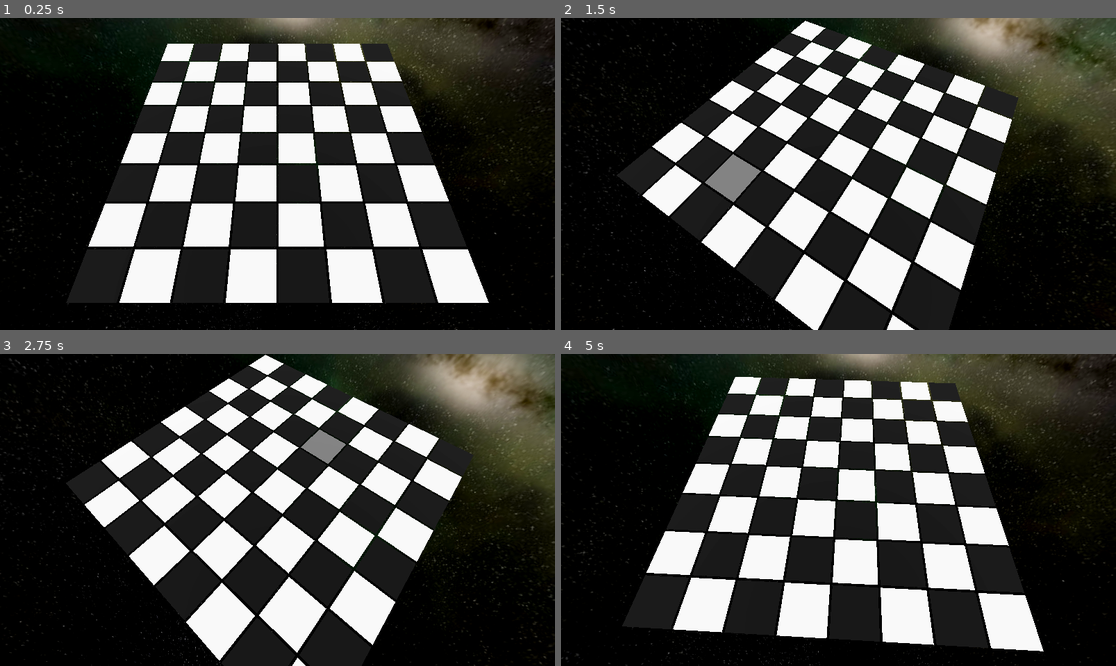
Above: before the commit, frames 1-4 (two rows, left to right).
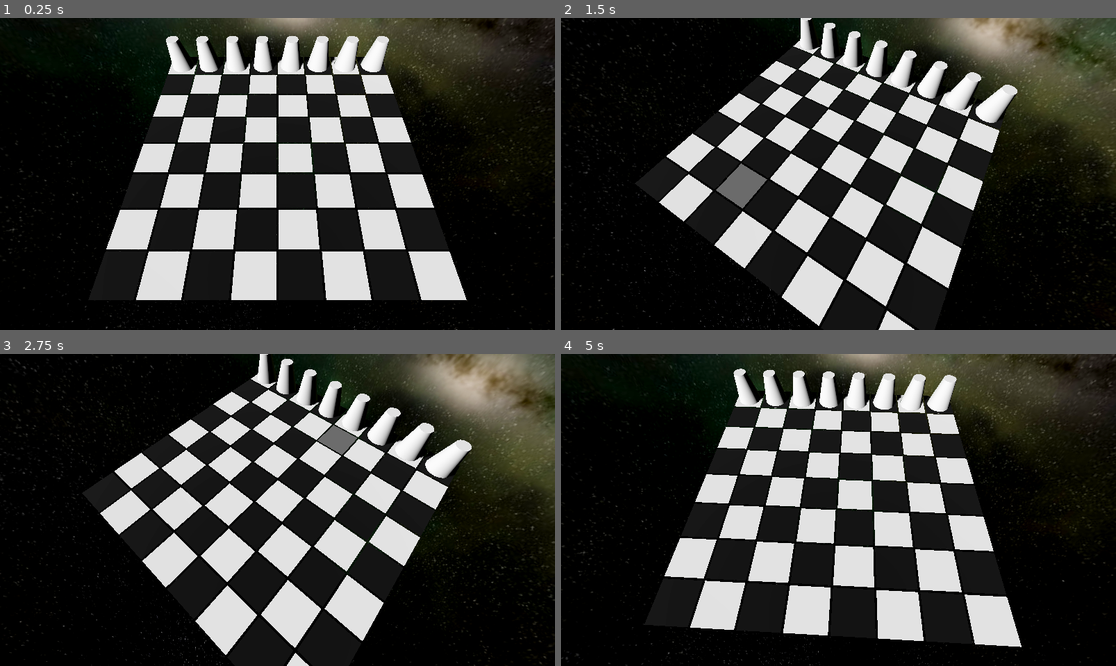
Above: after the commit, the same moments.

Repository: AlterWalrus/godot-chess-3D
Game: Godot game, scene res://scenes/main.tscn
The game is run twice, just before and just after one commit, with the same random seed, the same clock (stepped at 60 frames per second) and the same inputs. Before the commit the project starts from res://main.tscn.
Inputs (mouse positions are in pixels of both pictures, inside the frame that each line leads up to):
- Up to frame 1 (0.25 s): no input
- Up to frame 2 (1.5 s): tap Enter at 0.5 s; move the mouse to (960, 158) at 0.52 s; press the mouse at (960, 158) at 0.53 s; hold D (right) 0.53-1.28 s; move the mouse to (727, 189) at 1.27 s; release the mouse at (727, 189) at 1.28 s; hold A (left) from 1.28 s (still down); click (727, 189) at 1.35 s
- Up to frame 3 (2.75 s): move the mouse to (333, 441) at 2.02 s; release A (left) at 2.03 s; press the mouse at (333, 441) at 2.03 s; hold D (right) from 2.03 s (still down)
- Up to frame 4 (5 s): move the mouse to (810, 572) at 2.77 s; release the mouse at (810, 572) at 2.78 s; click (810, 572) at 2.85 s; move the mouse to (1005, 556) at 3.52 s; release D (right) at 3.53 s; press the mouse at (1005, 556) at 3.53 s; hold A (left) from 3.53 s (still down); move the mouse to (672, 463) at 4.27 s; release the mouse at (672, 463) at 4.28 s; click (672, 463) at 4.35 s

The runs differ from the first frame. In frame 1, 21% of the frame differs, in the area x 11-89%, y 5-92%; in frame 2, 19%; in frame 3, 19%; in frame 4, 21%, in the area x 11-87%, y 4-96%.

Commit message:
added base class for pieces

Diff:
--- a/main.gd
+++ /dev/null
@@ -1,27 +0,0 @@
-extends Node
-
-@onready var board := $Board
-@onready var cam := $CamPivot
-
-@export var square_scene: PackedScene
-
-func _ready() -> void:
-	_set_board()
-
-
-func _process(delta: float) -> void:
-	var dir = Input.get_axis("left", "right")
-	cam.rotation.y += dir * delta
-
-
-func _set_board():
-	for y in range(8):
-		for x in range(8):
-			var sqr: Square = square_scene.instantiate()
-
-			var is_white = (x + y**2) % 2 == 0
-			sqr.color = Color.WHITE if is_white else Color.BLACK
-			sqr.position = Vector3(x, 0, y)
-			sqr.coords = Vector2(x, y)
-
-			board.add_child(sqr)
--- a/project.godot
+++ b/project.godot
@@ -19,17 +19,21 @@
 [input]
 
 left={
-"deadzone": 0.0,
+"deadzone": 0.2,
 "events": [Object(InputEventKey,"resource_local_to_scene":false,"resource_name":"","device":-1,"window_id":0,"alt_press …(191 unchanged characters)…
 ]
 }
 right={
-"deadzone": 0.0,
+"deadzone": 0.2,
 "events": [Object(InputEventKey,"resource_local_to_scene":false,"resource_name":"","device":-1,"window_id":0,"alt_press …(192 unchanged characters)…
+]
+}
+click={
+"deadzone": 0.2,
+"events": [Object(InputEventMouseButton,"resource_local_to_scene":false,"resource_name":"","device":-1,"window_id":0,"alt_pressed":false,"shift_pressed":false,"ctrl_pressed":false,"meta_pressed":false,"button_mask":0,"position":Vector2(0, 0),"global_position":Vector2(0, 0),"factor":1.0,"button_index":1,"canceled":false,"pressed":false,"double_click":false,"script":null)
 ]
 }
 
 [rendering]
 
-renderer/rendering_method="mobile"
 anti_aliasing/quality/msaa_3d=2
--- a/main.tscn
+++ b/scenes/main.tscn
@@ -1,8 +1,9 @@
-[gd_scene load_steps=7 format=3 uid="uid://cys6i3n2cq7c"]
+[gd_scene load_steps=11 format=3 uid="uid://cys6i3n2cq7c"]
 
-[ext_resource type="Script" uid="uid://dmolvo2cxyapc" path="res://main.gd" id="1_ig7tw"]
-[ext_resource type="PackedScene" uid="uid://cakn338j5jbjn" path="res://square.tscn" id="2_0xm2m"]
+[ext_resource type="Script" uid="uid://dmolvo2cxyapc" path="res://scripts/main.gd" id="1_ig7tw"]
+[ext_resource type="PackedScene" uid="uid://cakn338j5jbjn" path="res://scenes/square.tscn" id="2_0xm2m"]
 [ext_resource type="Texture2D" uid="uid://16wlmw4h57tr" path="res://ali-youssef-space-01.jpg" id="3_h2yge"]
+[ext_resource type="PackedScene" uid="uid://b5lxdxv2qkd36" path="res://scenes/pieces/pawn.tscn" id="3_jyhfs"]
 
 [sub_resource type="PanoramaSkyMaterial" id="PanoramaSkyMaterial_0xm2m"]
 panorama = ExtResource("3_h2yge")
@@ -15,17 +16,27 @@
 sky = SubResource("Sky_h2yge")
 sky_rotation = Vector3(2.740167, 0, 0)
 tonemap_mode = 2
+ssil_enabled = true
 glow_enabled = true
+
+[sub_resource type="PlaneMesh" id="PlaneMesh_jyhfs"]
+
+[sub_resource type="StandardMaterial3D" id="StandardMaterial3D_tbgi4"]
+roughness = 0.25
+
+[sub_resource type="SphereMesh" id="SphereMesh_tefeu"]
+material = SubResource("StandardMaterial3D_tbgi4")
 
 [node name="Main" type="Node"]
 script = ExtResource("1_ig7tw")
 square_scene = ExtResource("2_0xm2m")
+pawn_scene = ExtResource("3_jyhfs")
 
 [node name="WorldEnvironment" type="WorldEnvironment" parent="."]
 environment = SubResource("Environment_1bvp3")
 
 [node name="DirectionalLight3D" type="DirectionalLight3D" parent="."]
-transform = Transform3D(-0.8660254, -0.43301278, 0.25, 0, 0.49999997, 0.86602545, -0.50000006, 0.75, -0.43301266, 0, 0, 0)
+transform = Transform3D(0.73715377, -0.3918053, -0.5505388, 0.6744923, 0.4758337, 0.5644843, 0.04079692, -0.7874458, 0.6150322, 0, 0, 0)
 shadow_enabled = true
 
 [node name="Board" type="Node3D" parent="."]
@@ -35,3 +46,11 @@
 
 [node name="Camera3D" type="Camera3D" parent="CamPivot"]
 transform = Transform3D(1, 0, 0, 0, 0.44386905, 0.89609176, 0, -0.89609176, 0.44386905, 0, 5, 3.5)
+
+[node name="MeshInstance3D" type="MeshInstance3D" parent="."]
+visible = false
+mesh = SubResource("PlaneMesh_jyhfs")
+
+[node name="MeshInstance3D" type="MeshInstance3D" parent="MeshInstance3D"]
+transform = Transform3D(1, 0, 0, 0, 1, 0, 0, 0, 1, 0, 0.49145472, 0)
+mesh = SubResource("SphereMesh_tefeu")
--- /dev/null
+++ b/scenes/pieces/pawn.gd
@@ -0,0 +1,2 @@
+class_name Pawn
+extends Piece
--- /dev/null
+++ b/scenes/pieces/pawn.tscn
@@ -0,0 +1,20 @@
+[gd_scene load_steps=4 format=3 uid="uid://b5lxdxv2qkd36"]
+
+[ext_resource type="Script" uid="uid://bijqavybffqug" path="res://scenes/pieces/pawn.gd" id="1_joqft"]
+
+[sub_resource type="StandardMaterial3D" id="StandardMaterial3D_joqft"]
+roughness = 0.3
+
+[sub_resource type="CylinderMesh" id="CylinderMesh_joqft"]
+material = SubResource("StandardMaterial3D_joqft")
+top_radius = 0.2
+bottom_radius = 0.4
+height = 1.0
+
+[node name="Pawn" type="Node3D"]
+script = ExtResource("1_joqft")
+metadata/_custom_type_script = "uid://dc7bbb271aoh2"
+
+[node name="MeshInstance3D" type="MeshInstance3D" parent="."]
+transform = Transform3D(1, 0, 0, 0, 1, 0, 0, 0, 1, 0, 0.43511486, 0)
+mesh = SubResource("CylinderMesh_joqft")
--- a/square.tscn
+++ b/scenes/square.tscn
@@ -1,6 +1,6 @@
 [gd_scene load_steps=3 format=3 uid="uid://cakn338j5jbjn"]
 
-[ext_resource type="Script" uid="uid://cg56sq60i0rdb" path="res://square.gd" id="1_2eeqm"]
+[ext_resource type="Script" uid="uid://cg56sq60i0rdb" path="res://scripts/square.gd" id="1_2eeqm"]
 
 [sub_resource type="BoxShape3D" id="BoxShape3D_h2yge"]
 
@@ -8,7 +8,7 @@
 script = ExtResource("1_2eeqm")
 
 [node name="CollisionShape3D" type="CollisionShape3D" parent="."]
+transform = Transform3D(1, 0, 0, 0, 1, 0, 0, 0, 1, 0, -0.5, 0)
 shape = SubResource("BoxShape3D_h2yge")
 
 [node name="MeshInstance3D" type="MeshInstance3D" parent="."]
-transform = Transform3D(1, 0, 0, 0, 1, 0, 0, 0, 1, 0, 0.5, 0)
--- /dev/null
+++ b/scripts/main.gd
@@ -0,0 +1,62 @@
+extends Node
+
+var is_white_turn := true
+var board_list: Array[Square] = []
+var selected_piece: Piece
+var prev_square: Square
+
+@onready var board := $Board
+@onready var cam := $CamPivot
+
+@export var square_scene: PackedScene
+@export var pawn_scene: PackedScene
+'''
+@export var rook_scene: PackedScene
+@export var horse_scene: PackedScene
+@export var bishop_scene: PackedScene
+@export var queen_scene: PackedScene
+@export var king_scene: PackedScene
+'''
+
+func _ready() -> void:
+	_set_board()
+	for i in range(8):
+		var new: Pawn = pawn_scene.instantiate()
+		new.position = board_list[i].position
+		board_list[i].piece = new
+		board.add_child(new)
+
+
+func _process(delta: float) -> void:
+	var dir = Input.get_axis("left", "right")
+	cam.rotation.y += dir * delta
+
+
+func _on_square_selected(square: Square, piece: Piece):
+	if selected_piece:
+		if selected_piece.move(square.coords):
+			var t = create_tween()
+			t.set_trans(Tween.TRANS_CIRC)
+			t.tween_property(selected_piece, "position", square.position, 0.5)
+			square.piece = selected_piece
+			prev_square.piece = null
+			selected_piece = null
+	else:
+		prev_square = square
+		selected_piece = piece
+
+
+func _set_board():
+	for y in range(8):
+		for x in range(8):
+			var sqr: Square = square_scene.instantiate()
+
+			var is_white = !(x+y) & 1
+			sqr.color = Color.WHITE if is_white else Color.BLACK
+			sqr.position = Vector3(x, 0, y)
+			sqr.coords = Vector2(x, y)
+
+			sqr.square_selected.connect(_on_square_selected)
+
+			board_list.append(sqr)
+			board.add_child(sqr)
--- /dev/null
+++ b/scripts/piece.gd
@@ -0,0 +1,27 @@
+class_name Piece
+extends Node3D
+
+var is_white := true
+
+
+func system_checks(coords: Vector2):
+	if coords < Vector2.ZERO or coords > Vector2.ONE*8:
+		return false
+	return true
+
+
+@warning_ignore("unused_parameter")
+func custom_checks(coords: Vector2):
+	return true
+
+@warning_ignore("unused_parameter")
+func move(coords: Vector2):
+	return true
+
+	#if not system_checks(coords):
+		#return
+	#
+	#if not custom_checks(coords):
+		#return
+	#
+	#print("moving to ", coords)
--- a/square.gd
+++ b/scripts/square.gd
@@ -1,12 +1,14 @@
 class_name Square
 extends Area3D
 
+signal square_selected
+
+var piece: Piece
 var coords: Vector2
 var color: Color
 var mouse_in := false
 
 @onready var plane := $MeshInstance3D
-
 
 func _ready() -> void:
 	plane.mesh = PlaneMesh.new()
@@ -17,9 +19,9 @@
 
 
 func _input(event: InputEvent) -> void:
-	if event is InputEventMouseButton:
-		if event.button_index == MOUSE_BUTTON_LEFT and event.is_pressed() and mouse_in:
-			print(coords)
+	if event.is_action_pressed("click") and mouse_in:
+		#print(coords)
+		square_selected.emit(self, piece)
 
 
 func _mouse_enter() -> void:
Not shown, added: scenes/pieces/pawn.gd.uid
Renamed: main.gd.uid -> scripts/main.gd.uid
Not shown, added: scripts/piece.gd.uid
Renamed: square.gd.uid -> scripts/square.gd.uid
